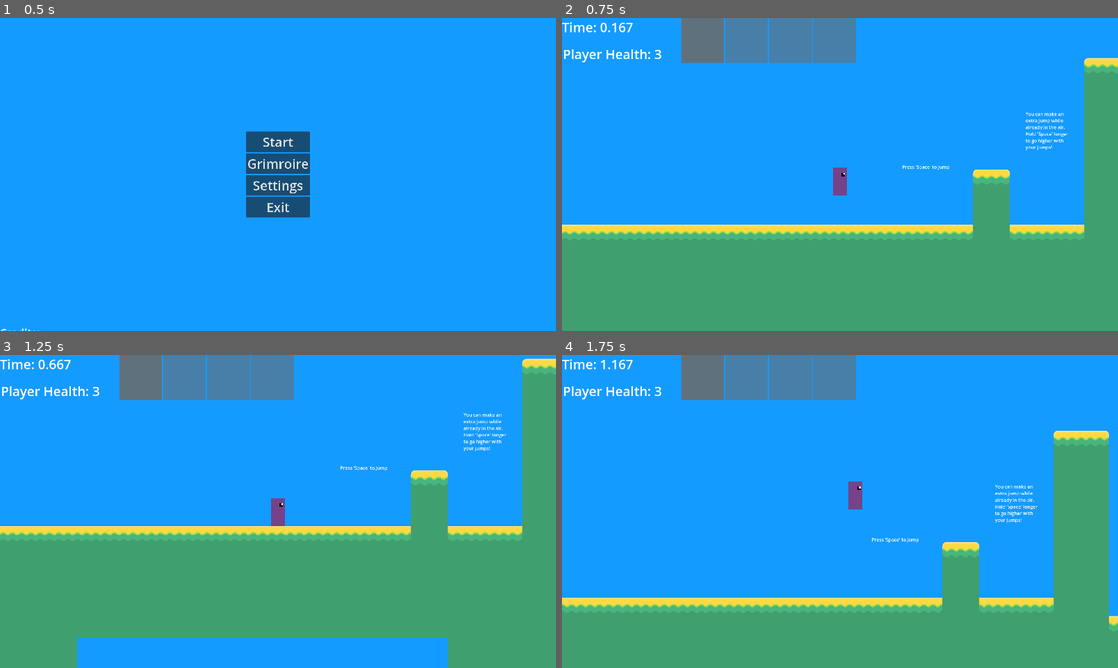
Above: before the commit, frames 1-4 (two rows, left to right).
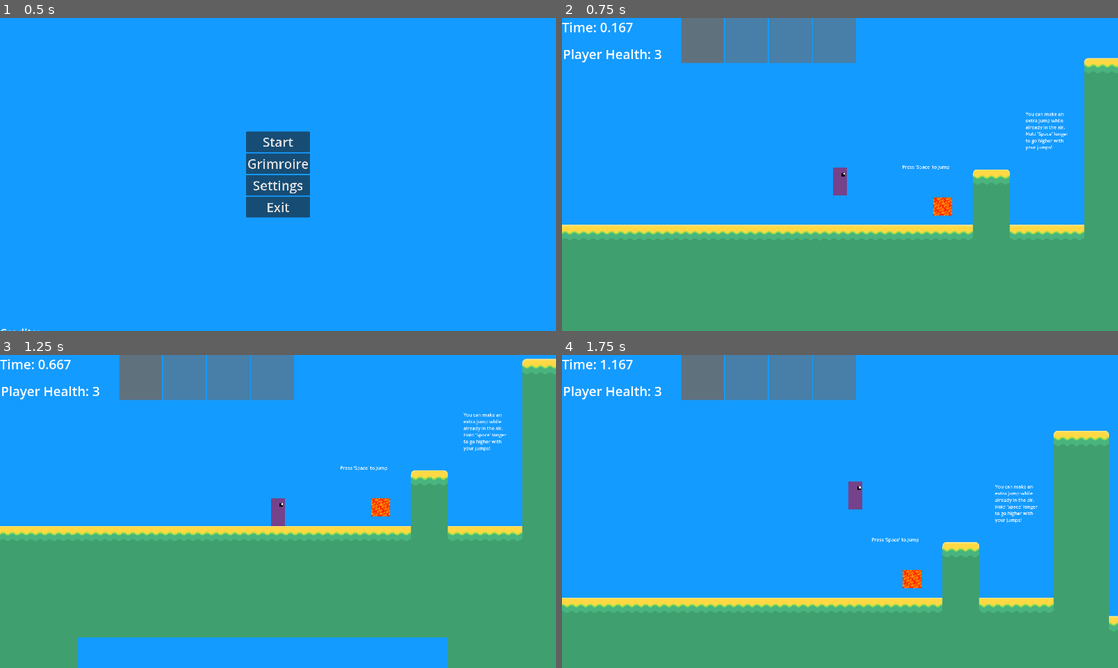
Above: after the commit, the same moments.

Repository: AidanCooper2003/AshenSkies
Game: Godot game, scene res://scenes/levels/main_menu.tscn
Two runs of this game, one before a commit and one after it. Both use one fixed random seed, a clock stepped at 60 frames per second and the inputs below.
Inputs (mouse positions are in pixels of both pictures, inside the frame that each line leads up to):
- Up to frame 1 (0.5 s): no input
- Up to frame 2 (0.75 s): click "Start" at 0.5 s
- Up to frame 3 (1.25 s): no input
- Up to frame 4 (1.75 s): tap Space (Jump) at 1.25, 1.35, 1.52 s; move the mouse to (962, 495) at 1.27 s; hold D (Move Right) from 1.28 s (still down)

Frame 1 is identical in both runs. In frame 2, 0.2% of the frame differs, in the area x 66-71%, y 57-64%; in frame 3, 0.2%; in frame 4, 0.2%.

Commit message:
Display made for player DoT

Diff:
--- a/scenes/levels/game.tscn
+++ b/scenes/levels/game.tscn
@@ -79,20 +79,30 @@
 [node name="Camera2D" parent="." instance=ExtResource("3_bh11o")]
 position = Vector2(-907, 131)
 
-[node name="Conditions" type="RichTextLabel" parent="Camera2D/CanvasLayer/Control" index="4"]
-layout_mode = 0
-offset_top = 169.0
-offset_right = 345.0
-offset_bottom = 442.0
-theme_override_font_sizes/normal_font_size = 31
-
-[node name="UIManager" type="Node2D" parent="." node_paths=PackedStringArray("_timer_text", "_final_timer_text", "_health_text", "_death_text", "_conditions_text", "_weapon_slots")]
+[node name="Conditions" parent="Camera2D/CanvasLayer/Control" index="4"]
+anchor_top = 0.131
+anchor_right = 0.187
+anchor_bottom = 0.385
+offset_top = 2.51999
+offset_right = 0.959991
+offset_bottom = 3.19998
+
+[node name="AccumulatedDamage" parent="Camera2D/CanvasLayer/Control" index="5"]
+anchor_left = 0.179
+anchor_top = 0.044
+anchor_right = 0.212
+offset_left = -15.68
+offset_top = 0.479996
+offset_right = 0.959961
+
+[node name="UIManager" type="Node2D" parent="." node_paths=PackedStringArray("_timer_text", "_final_timer_text", "_health_text", "_death_text", "_conditions_text", "_accumulated_damage_text", "_weapon_slots")]
 script = ExtResource("2_jydhg")
 _timer_text = NodePath("../Camera2D/CanvasLayer/Control/Timer")
 _final_timer_text = NodePath("../Camera2D/CanvasLayer/Control/Final Time")
 _health_text = NodePath("../Camera2D/CanvasLayer/Control/Health")
 _death_text = NodePath("../Camera2D/CanvasLayer/Control/Death")
 _conditions_text = NodePath("../Camera2D/CanvasLayer/Control/Conditions")
+_accumulated_damage_text = NodePath("../Camera2D/CanvasLayer/Control/AccumulatedDamage")
 _deselected_slot_color = Color(1, 1, 1, 0.623529)
 _selected_slot_color = Color(1, 1, 1, 0.87451)
 _weapon_slots = [NodePath("../Camera2D/CanvasLayer/Control/InventoryContainer/Control"), NodePath("../Camera2D/CanvasLa …(188 unchanged characters)…
@@ -315,51 +325,54 @@
 position = Vector2(5888, 352)
 _starting_direction = -1
 
-[node name="AshPriests" type="Node2D" parent="World"]
-
-[node name="AshPriest" parent="World/AshPriests" instance=ExtResource("12_m3n5a")]
-position = Vector2(1181, 2609)
-
-[node name="Lava" type="Node2D" parent="World"]
-
-[node name="Lava" parent="World/Lava" instance=ExtResource("15_4i3kc")]
-position = Vector2(2400, 1568)
-
-[node name="Lava2" parent="World/Lava" instance=ExtResource("15_4i3kc")]
-position = Vector2(2336, 1568)
-
-[node name="Lava3" parent="World/Lava" instance=ExtResource("15_4i3kc")]
-position = Vector2(2272, 1568)
-
-[node name="Lava4" parent="World/Lava" instance=ExtResource("15_4i3kc")]
-position = Vector2(5088, 2656)
-
-[node name="Lava5" parent="World/Lava" instance=ExtResource("15_4i3kc")]
-position = Vector2(5152, 2656)
-
-[node name="Lava6" parent="World/Lava" instance=ExtResource("15_4i3kc")]
-position = Vector2(5472, 2656)
-
-[node name="Lava7" parent="World/Lava" instance=ExtResource("15_4i3kc")]
-position = Vector2(5536, 2656)
-
-[node name="TerritorialJumper" parent="." instance=ExtResource("11_megux")]
+[node name="TerritorialJumper8" parent="World/TerritorialJumpers" instance=ExtResource("11_megux")]
 position = Vector2(4062, 2464)
 _relative_left_bound = 12.0
 _relative_right_bound = 12.0
 
-[node name="TerritorialJumper2" parent="." instance=ExtResource("11_megux")]
+[node name="TerritorialJumper9" parent="World/TerritorialJumpers" instance=ExtResource("11_megux")]
 position = Vector2(4256, 2080)
 _relative_left_bound = 12.0
 _relative_right_bound = 12.0
 
-[node name="TerritorialJumper3" parent="." instance=ExtResource("11_megux")]
+[node name="TerritorialJumper10" parent="World/TerritorialJumpers" instance=ExtResource("11_megux")]
 position = Vector2(4968, 2080)
 _relative_left_bound = 12.0
 _relative_right_bound = 12.0
 
-[node name="AshPriest" parent="." instance=ExtResource("12_m3n5a")]
+[node name="AshPriests" type="Node2D" parent="World"]
+
+[node name="AshPriest" parent="World/AshPriests" instance=ExtResource("12_m3n5a")]
+position = Vector2(1181, 2609)
+
+[node name="AshPriest2" parent="World/AshPriests" instance=ExtResource("12_m3n5a")]
 position = Vector2(4608, 2480)
+
+[node name="Lava" type="Node2D" parent="World"]
+
+[node name="Lava" parent="World/Lava" instance=ExtResource("15_4i3kc")]
+position = Vector2(2400, 1568)
+
+[node name="Lava2" parent="World/Lava" instance=ExtResource("15_4i3kc")]
+position = Vector2(2336, 1568)
+
+[node name="Lava3" parent="World/Lava" instance=ExtResource("15_4i3kc")]
+position = Vector2(2272, 1568)
+
+[node name="Lava4" parent="World/Lava" instance=ExtResource("15_4i3kc")]
+position = Vector2(5088, 2656)
+
+[node name="Lava5" parent="World/Lava" instance=ExtResource("15_4i3kc")]
+position = Vector2(5152, 2656)
+
+[node name="Lava6" parent="World/Lava" instance=ExtResource("15_4i3kc")]
+position = Vector2(5472, 2656)
+
+[node name="Lava7" parent="World/Lava" instance=ExtResource("15_4i3kc")]
+position = Vector2(5536, 2656)
+
+[node name="Lava" parent="." instance=ExtResource("15_4i3kc")]
+position = Vector2(-552, 256)
 
 [connection signal="area_entered" from="KillBound" to="KillBound" method="_on_area_entered"]
 
--- a/scenes/objects/level_objects/lava.tscn
+++ b/scenes/objects/level_objects/lava.tscn
@@ -212,9 +212,9 @@
 collision_layer = 32
 collision_mask = 47
 script = ExtResource("46_4urdm")
-_damage_delay = 0.5
+_damage_delay = 0.05
 _conditions = {
-"burning": 0.5
+"burning": 2.0
 }
 
 [node name="CollisionShape2D" type="CollisionShape2D" parent="ContinuousDamageDealer"]
--- a/scenes/objects/player.tscn
+++ b/scenes/objects/player.tscn
@@ -73,6 +73,7 @@
 script = ExtResource("7_r6hrc")
 _max_health = 3
 _simple_health = true
+iframe_length = 1.0
 
 [node name="HitboxComponent" type="Area2D" parent="."]
 collision_mask = 44
--- a/scenes/ui/default_canvas.tscn
+++ b/scenes/ui/default_canvas.tscn
@@ -8,14 +8,19 @@
 
 [node name="Control" type="Control" parent="."]
 layout_mode = 3
-anchors_preset = 0
-offset_right = 1920.0
-offset_bottom = 1080.0
+anchors_preset = 15
+anchor_right = 1.0
+anchor_bottom = 1.0
+grow_horizontal = 2
+grow_vertical = 2
 
 [node name="Timer" type="RichTextLabel" parent="Control"]
-layout_mode = 0
-offset_right = 606.0
-offset_bottom = 157.0
+layout_mode = 1
+anchors_preset = -1
+anchor_right = 0.215
+anchor_bottom = 0.145
+offset_right = 0.199982
+offset_bottom = 0.399994
 theme = ExtResource("1_seas8")
 text = "Time: 0.00"
 
@@ -47,6 +52,32 @@
 text = "You're Dead!
 Press \"R\" to restart."
 
+[node name="Conditions" type="RichTextLabel" parent="Control"]
+layout_mode = 1
+anchors_preset = -1
+anchor_top = 0.156
+anchor_right = 0.18
+anchor_bottom = 0.409
+offset_top = 0.519989
+offset_right = -0.600006
+offset_bottom = 0.279999
+theme_override_font_sizes/normal_font_size = 31
+text = "
+"
+
+[node name="AccumulatedDamage" type="RichTextLabel" parent="Control"]
+layout_mode = 1
+anchors_preset = -1
+anchor_left = 0.183
+anchor_top = 0.052
+anchor_right = 0.217
+anchor_bottom = 0.096
+offset_left = 0.639984
+offset_top = -0.16
+offset_right = -0.640015
+offset_bottom = 0.32
+theme_override_font_sizes/normal_font_size = 31
+
 [node name="InventoryContainer" type="HBoxContainer" parent="Control"]
 layout_mode = 0
 offset_left = 412.0
@@ -606,3 +637,8 @@
 [node name="ColorRect" type="ColorRect" parent="Control/CraftingContainer/HBoxContainer/VBoxContainer2"]
 layout_mode = 2
 size_flags_vertical = 3
+
+[node name="HBoxContainer" type="HBoxContainer" parent="Control"]
+layout_mode = 0
+offset_right = 40.0
+offset_bottom = 40.0
--- a/scripts/entity-components/condition_handler.gd
+++ b/scripts/entity-components/condition_handler.gd
@@ -32,7 +32,7 @@
 		var modifications := CSVManager.get_condition_modifications(condition_name)
 		conditions[condition_name] = modifications
 		condition_added.emit(condition_name)
-	elif conditions[condition_name]["time"] < time:
+	elif conditions[condition_name]["time"] > time:
 		return
 	conditions[condition_name]["time"] = time
 
--- a/scripts/entity-components/health_component.gd
+++ b/scripts/entity-components/health_component.gd
@@ -10,13 +10,15 @@
 @export var _simple_health : bool
 @export var damage_over_time_delay := 0.1
 @export var damage_resistance := 1.0
+@export var iframe_length : float
 
 
 var _current_health : int
 var _condition_handler: ConditionHandler
 var _time_since_tick_damage: float
 var _accumulated_simple_tick_damage: float
-var _no_current_damage_over_time:= true
+var _no_current_damage_over_time := true
+var iframe_start_time : float
 
 func _ready() -> void:
 	_current_health = _max_health
@@ -28,6 +30,9 @@
 func _physics_process(delta):
 	if _condition_handler == null || not _condition_handler.has_modification("damage_over_time"):
 		_no_current_damage_over_time = true
+		_accumulated_simple_tick_damage = 0
+		if get_parent().name == "Player":
+			EventBus.accumulated_damage.emit(0)
 		return
 	if _simple_health:
 		_handle_simple_damage_over_time(delta)
@@ -37,6 +42,8 @@
 
 
 func take_damage(damage : int, resistance_override : bool) -> void:
+	if Time.get_ticks_msec() < iframe_length * 1000 + iframe_start_time:
+		return
 	var resistance := damage_resistance
 	var will_dodge := false
 	if resistance_override:
@@ -49,6 +56,7 @@
 		_current_health = clampi(_current_health - damage * resistance, 0, _max_health)
 	else:
 		_current_health -= 1
+		iframe_start_time = Time.get_ticks_msec()
 	health_changed.emit(_current_health, true)
 	if _current_health <= 0:
 		die()
@@ -76,6 +84,9 @@
 	if _accumulated_simple_tick_damage >= 100:
 		_accumulated_simple_tick_damage = 0
 		take_damage(1, false)
+	#TODO Change this
+	if get_parent().name == "Player":
+		EventBus.accumulated_damage.emit(_accumulated_simple_tick_damage)
 
 func _handle_damage_over_time(delta: float) -> void:
 	if _no_current_damage_over_time:
--- a/scripts/ui/ui_manager.gd
+++ b/scripts/ui/ui_manager.gd
@@ -7,6 +7,7 @@
 @export var _health_text: RichTextLabel
 @export var _death_text: RichTextLabel
 @export var _conditions_text: RichTextLabel
+@export var _accumulated_damage_text: RichTextLabel
 @export var _deselected_slot_color: Color
 @export var _selected_slot_color: Color
 @export var _weapon_slots: Array[Control]
@@ -29,6 +30,7 @@
 	EventBus.active_slot_changed.connect(_on_active_slot_changed)
 	EventBus.weapon_in_slot_changed.connect(_on_weapon_in_slot_changed)
 	EventBus.player_conditions_changed.connect(_on_player_conditions_changed)
+	EventBus.accumulated_damage.connect(_on_player_accumulated_damage)
 
 func _on_area_2d_area_entered(area) -> void:
 	if _final_timer_text == null:
@@ -86,3 +88,10 @@
 	for condition in conditions:
 		condition_text = condition_text + condition + ": " + str(snapped(conditions[condition]["time"], 1)) + "\n"
 	_conditions_text.text = condition_text
+
+func _on_player_accumulated_damage(damage: float) -> void:
+	if damage == 0:
+		print("no damage")
+		_accumulated_damage_text.text = ""
+	else:
+		_accumulated_damage_text.text = "-" + str(snapped(damage / 100.0, 0.01))
--- a/scripts/utility/event_bus.gd
+++ b/scripts/utility/event_bus.gd
@@ -11,6 +11,7 @@
 signal ingredients_changed(ingredients: Dictionary)
 signal crafting_menu_state_changed(crafting_open: bool)
 signal player_conditions_changed(conditions: Dictionary)
+signal accumulated_damage(damage: float)
 
 
 #From UI
